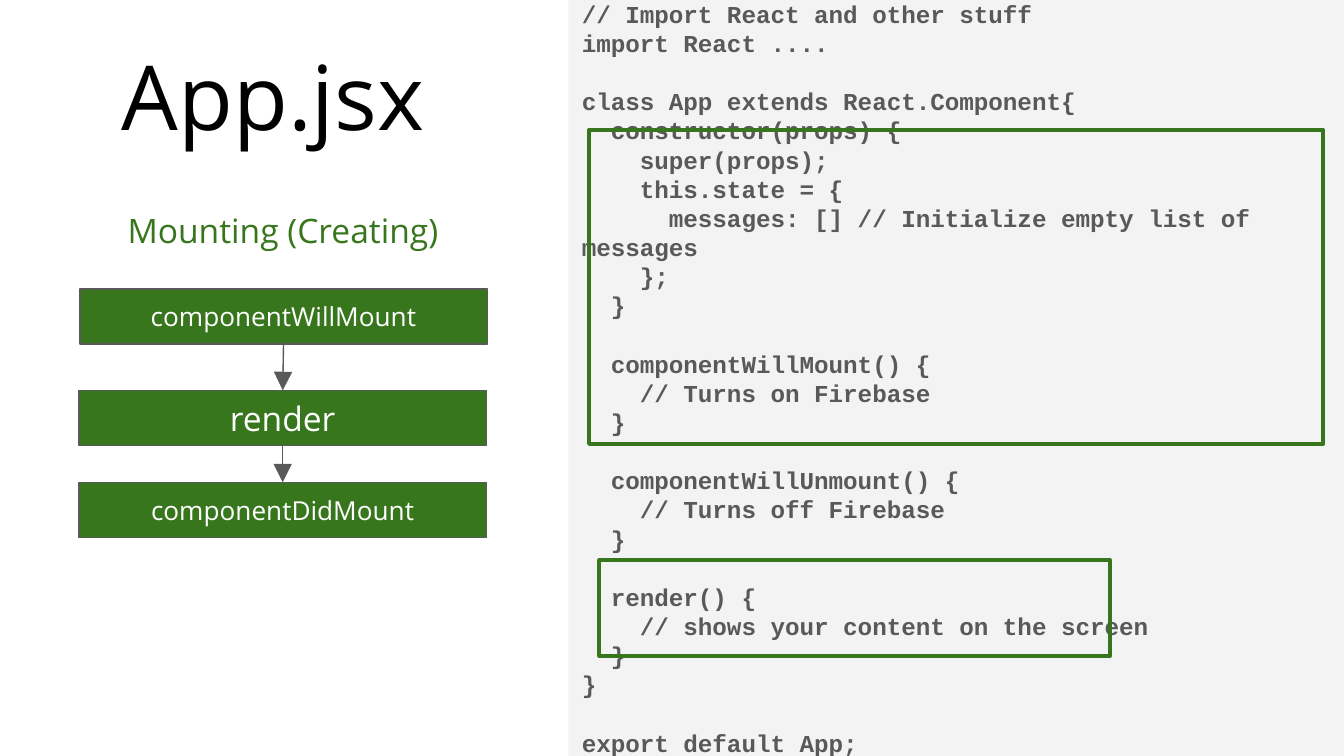
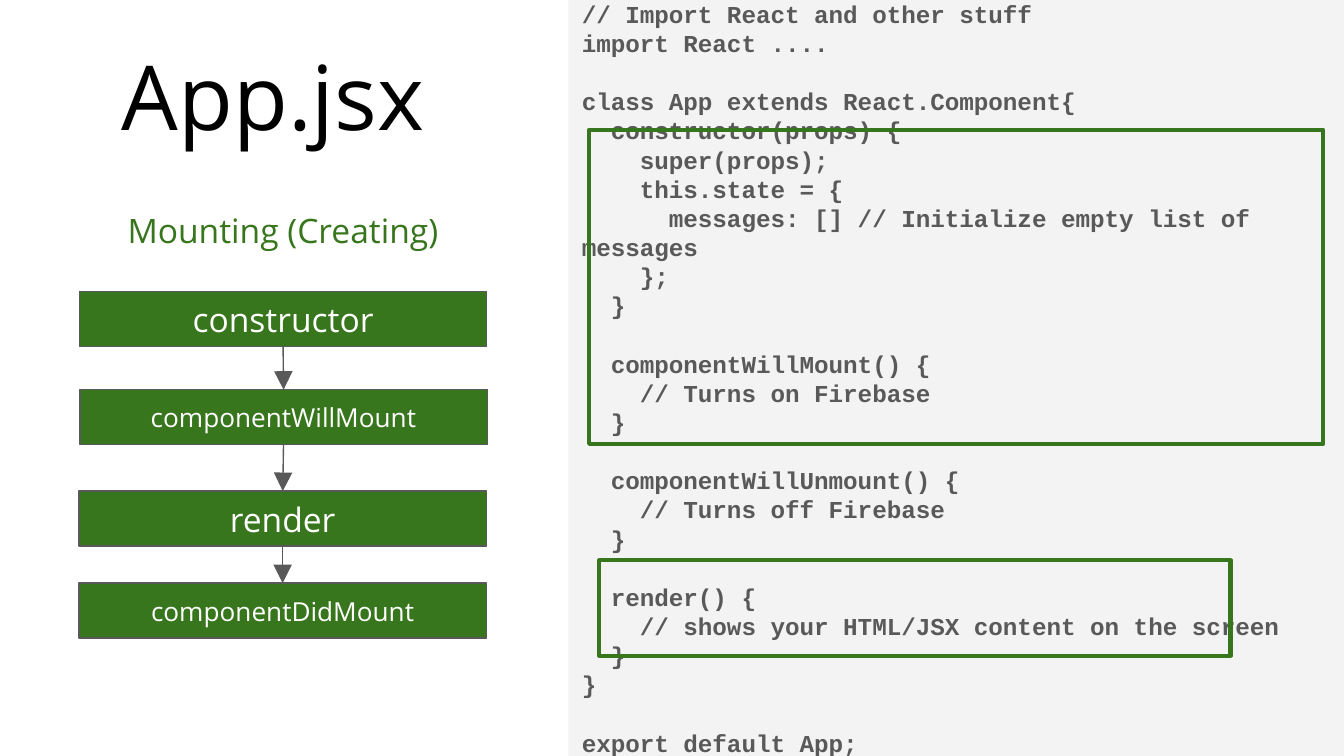
Before and after one commit to appian/hackathons, a slide deck: slide 21 of workshops/react/Intro to React.pptx. Drawn at 1344x756 pixels with LibreOffice and Linux fonts; fonts in the diff are those of the drawing. Boxes give left, top, right and bottom in pixels: in the first picture for what was removed or moved away, otherwise in the second. Text is boxed around its words. In the diff, an @@ line names an element or a change of style, - is before the commit and + after.

```diff
--- a/workshops/react/Intro to React.pptx
+++ b/workshops/react/Intro to React.pptx
@@ rectangle added at (79,292,487,347), fill #38761D, outline #595959 0.75 pt, 18 pt, text #FFFFFF @@
+constructor
@@ arrow moved from (282, 445) - (282, 482) to (284, 445) - (282, 491) @@
@@ arrow added from (282, 546) to (282, 583), #595959 0.75 pt @@
@@ rectangle: place and size @@
-rectangle at (599,560,1110,656)
+rectangle at (599,560,1231,656)
@@ 3 rectangles: place and size @@
-3 rectangles at (79,289,487,538)
+3 rectangles at (79,390,487,638)
@@ text at (683,617,1279,642): text changed @@
-// shows your content on the screen
+// shows your HTML/JSX content on the screen
```
Also in this commit, not shown: 10 other slides changed, 2 slides added, 1 slide removed.
